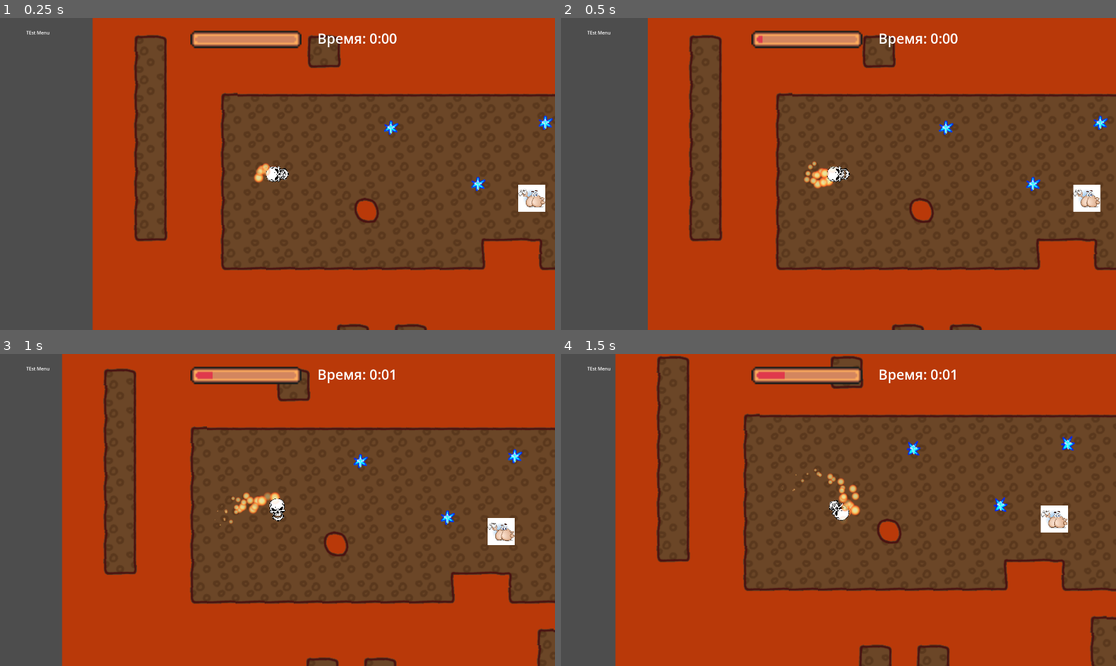
Above: before the commit, frames 1-4 (two rows, left to right).
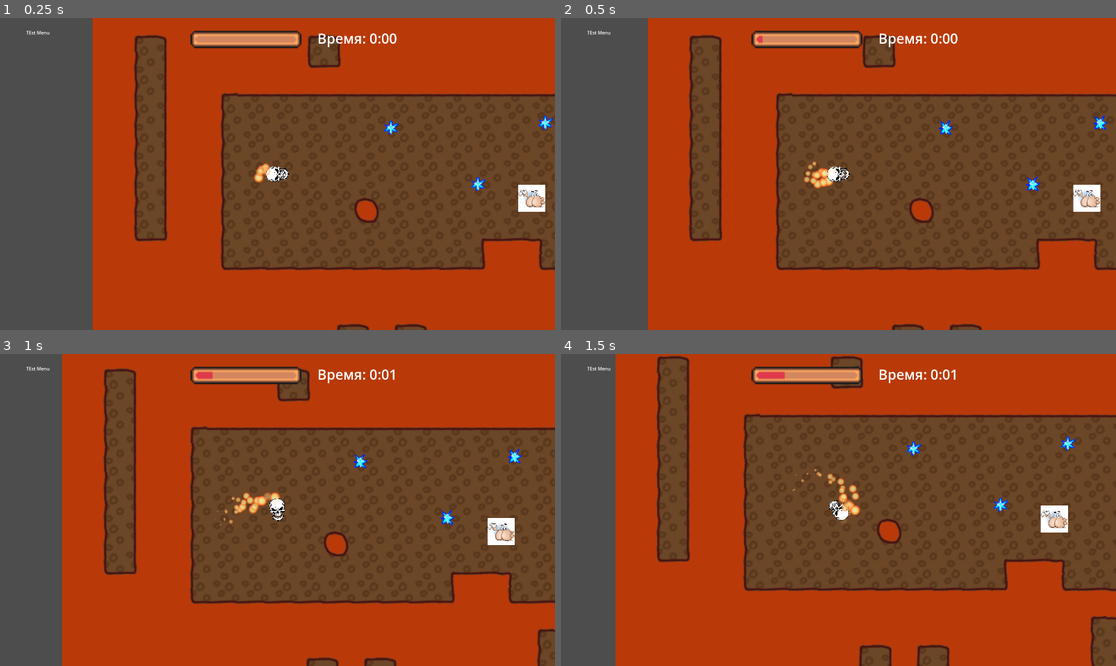
Above: after the commit, the same moments.

Repository: StarikTenger/HellRacing2024
Game: Godot game, scene res://level_manager.tscn
The game is run twice, just before and just after one commit, with the same random seed, the same clock (stepped at 60 frames per second) and the same inputs.
Inputs:
- Up to frame 1 (0.25 s): no input
- Up to frame 2 (0.5 s): no input
- Up to frame 3 (1 s): hold D (right) from 0.53 s (still down)
- Up to frame 4 (1.5 s): keep holding D (right)

Frame 1 is identical in both runs. In frame 2, 0.2% of the frame differs, in the area x 68-99%, y 31-56%; in frame 3, 0.2%; in frame 4, 0.2%.

Commit message:
splashes

Diff:
--- a/scenes/Skull.tscn
+++ b/scenes/Skull.tscn
@@ -7,8 +7,8 @@
 [ext_resource type="Texture2D" uid="uid://d0b8wehy7lv7" path="res://textures/fire_particle.png" id="4_qyghn"]
 
 [sub_resource type="CapsuleShape2D" id="CapsuleShape2D_e83ju"]
-radius = 93.3333
-height = 266.667
+radius = 56.6667
+height = 226.667
 
 [sub_resource type="Curve" id="Curve_p02te"]
 _data = [Vector2(0, 1), 0.0, 0.0, 0, 0, Vector2(1, 0), 0.0, 0.0, 0, 0]
@@ -52,7 +52,7 @@
 alpha_curve = SubResource("CurveTexture_do2vr")
 
 [sub_resource type="CapsuleShape2D" id="CapsuleShape2D_tyr4l"]
-radius = 93.0
+radius = 86.6667
 height = 266.0
 
 [sub_resource type="SpriteFrames" id="SpriteFrames_oo011"]
@@ -97,6 +97,7 @@
 
 [node name="Skull" type="CharacterBody2D"]
 scale = Vector2(0.3, 0.3)
+collision_mask = 0
 script = ExtResource("1_ocvkw")
 
 [node name="TileDetection" type="Area2D" parent="."]
@@ -124,14 +125,15 @@
 rotation = 1.5708
 shape = SubResource("CapsuleShape2D_tyr4l")
 
+[node name="Cooldown" type="Timer" parent="."]
+one_shot = true
+
 [node name="SkullAnimation" type="AnimatedSprite2D" parent="."]
 rotation = -1.5708
 scale = Vector2(0.5, 0.5)
 sprite_frames = SubResource("SpriteFrames_oo011")
 frame_progress = 0.813595
-
-[node name="Cooldown" type="Timer" parent="."]
-one_shot = true
+metadata/_edit_lock_ = true
 
 [node name="FireParticles2" type="GPUParticles2D" parent="."]
 position = Vector2(-66.6667, 0)
--- a/scenes/cooldown_bonus.tscn
+++ b/scenes/cooldown_bonus.tscn
@@ -1,8 +1,11 @@
-[gd_scene load_steps=6 format=3 uid="uid://cl0bcqriec3jy"]
+[gd_scene load_steps=9 format=3 uid="uid://cl0bcqriec3jy"]
 
 [ext_resource type="Texture2D" uid="uid://c8e4epltccq0c" path="res://textures/cooldown_1.png" id="1_0sbp8"]
 [ext_resource type="Script" path="res://scripts/cooldown_bonus.gd" id="1_0tp5t"]
 [ext_resource type="Texture2D" uid="uid://kwo80f18xopo" path="res://textures/cooldown_2.png" id="2_47us6"]
+[ext_resource type="Texture2D" uid="uid://f7frf28jsi6x" path="res://textures/splash_1.png" id="4_s3pp8"]
+[ext_resource type="Texture2D" uid="uid://dd35w2ll4cmyp" path="res://textures/splash_2.png" id="5_ob11a"]
+[ext_resource type="Texture2D" uid="uid://kjoxusx5jvbs" path="res://textures/splash_3.png" id="6_of8oc"]
 
 [sub_resource type="SpriteFrames" id="SpriteFrames_gmfl6"]
 animations = [{
@@ -16,6 +19,20 @@
 "loop": true,
 "name": &"default",
 "speed": 5.0
+}, {
+"frames": [{
+"duration": 1.0,
+"texture": ExtResource("4_s3pp8")
+}, {
+"duration": 1.0,
+"texture": ExtResource("5_ob11a")
+}, {
+"duration": 1.0,
+"texture": ExtResource("6_of8oc")
+}],
+"loop": false,
+"name": &"splash",
+"speed": 5.0
 }]
 
 [sub_resource type="CircleShape2D" id="CircleShape2D_qwalp"]
@@ -26,7 +43,7 @@
 
 [node name="AnimatedSprite2D" type="AnimatedSprite2D" parent="."]
 sprite_frames = SubResource("SpriteFrames_gmfl6")
-frame_progress = 0.730335
+animation = &"splash"
 
 [node name="CollisionShape2D" type="CollisionShape2D" parent="."]
 shape = SubResource("CircleShape2D_qwalp")
--- a/scripts/cooldown_bonus.gd
+++ b/scripts/cooldown_bonus.gd
@@ -4,7 +4,7 @@
 
 # Called when the node enters the scene tree for the first time.
 func _ready():
-	$AnimatedSprite2D.play()
+	$AnimatedSprite2D.play("default")
 
 
 # Called every frame. 'delta' is the elapsed time since the previous frame.
@@ -16,4 +16,6 @@
 	if body == player:
 		print("enter")
 		player.slow_down()
+		$AnimatedSprite2D.play("splash")
+		await $AnimatedSprite2D.animation_finished
 		queue_free()
Binary file added: textures/splash_1.png
Not shown, added: textures/splash_1.png.import
Binary file added: textures/splash_2.png
Not shown, added: textures/splash_2.png.import
Binary file added: textures/splash_3.png
Not shown, added: textures/splash_3.png.import
